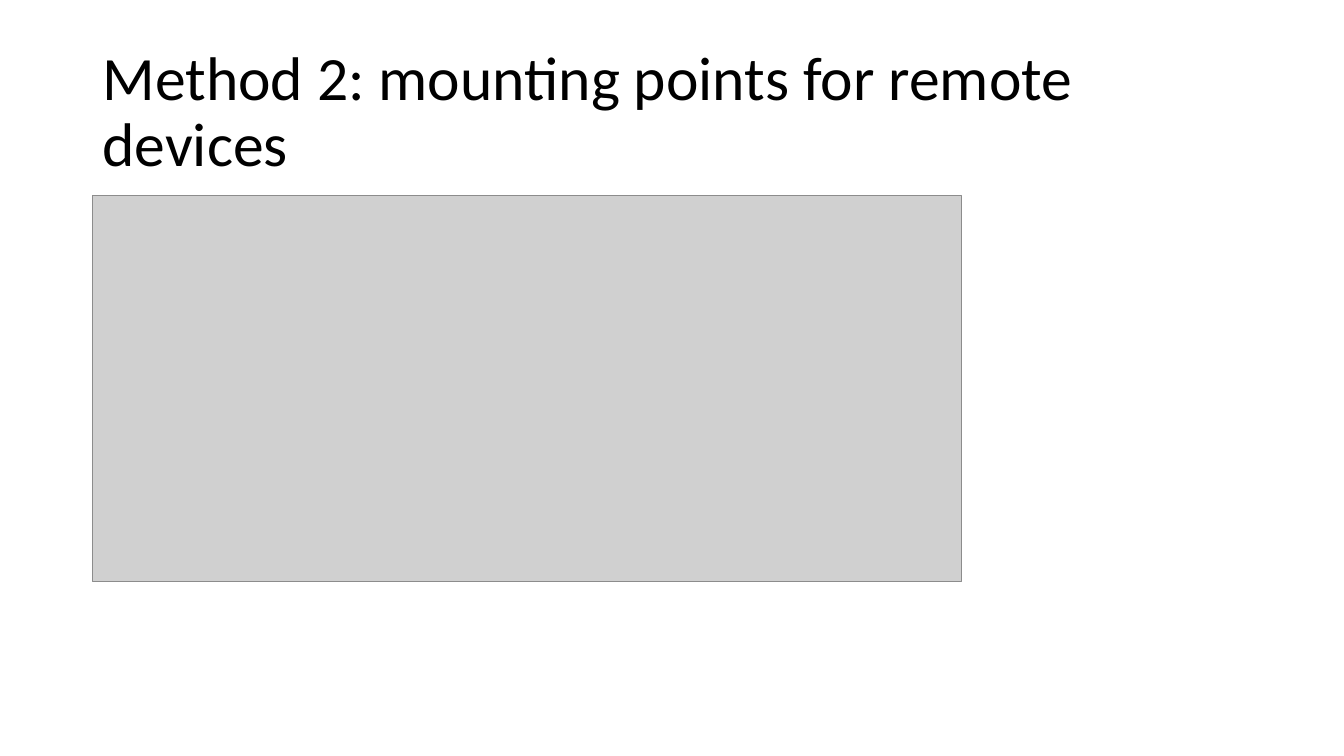
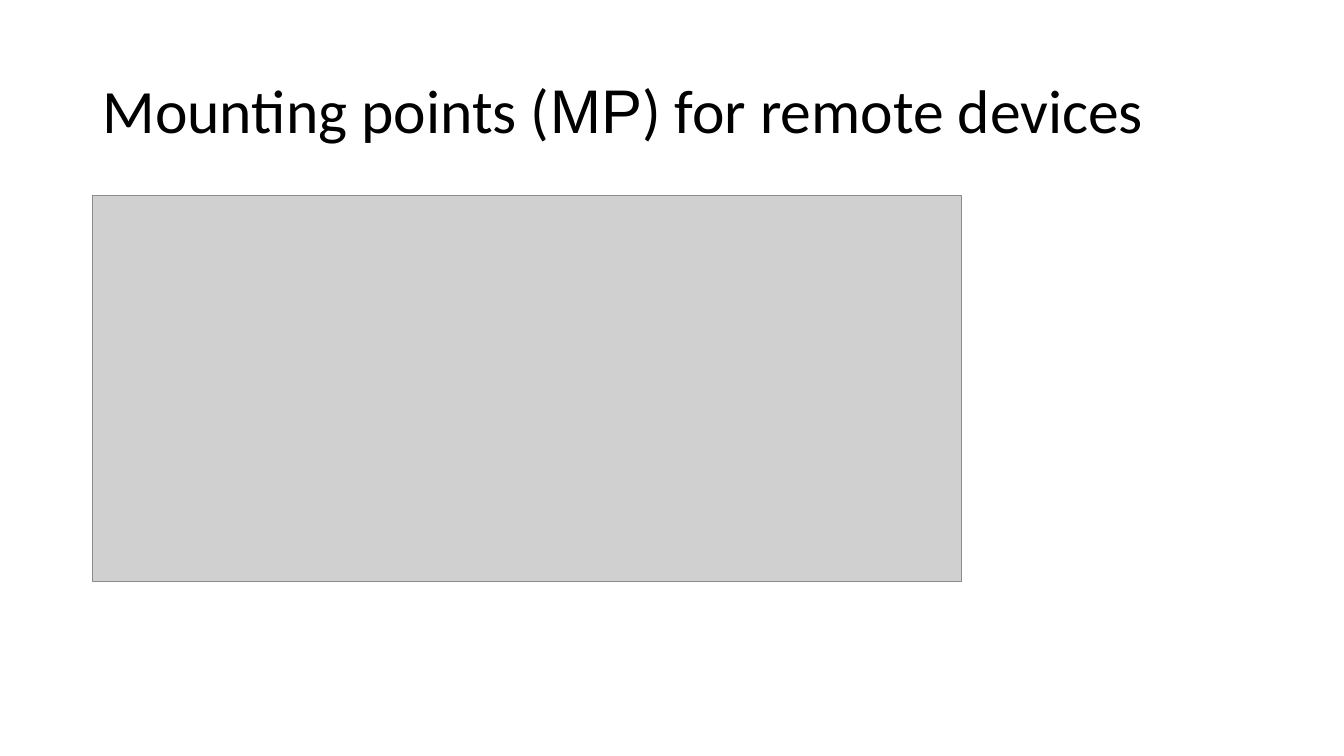
Before and after one commit to frankwxu/digital-forensics-lab, a slide deck: slide 9 of NIST_Data_Leakage_Case/NIST_Data_Leakage_06_Network_Shellbag_Jumplist.pptx. Drawn at 1344x756 pixels with LibreOffice and Linux fonts; fonts in the diff are those of the drawing; grey boxes stand for pictures; background and template pictures are left out. Boxes give left, top, right and bottom in pixels: in the first picture for what was removed or moved away, otherwise in the second. Text is boxed around its words. In the diff, an @@ line names an element or a change of style, - is before the commit and + after.

```diff
--- a/NIST_Data_Leakage_Case/NIST_Data_Leakage_06_Network_Shellbag_Jumplist.pptx
+++ b/NIST_Data_Leakage_Case/NIST_Data_Leakage_06_Network_Shellbag_Jumplist.pptx
@@ title at [102,88,1143,144]: text changed @@
-Method 2: mounting points for remote devices
+Mounting points (MP) for remote devices
```
Also in this commit, not shown: 11 other slides changed, 4 slides added, 1 slide removed, 4 other files.
